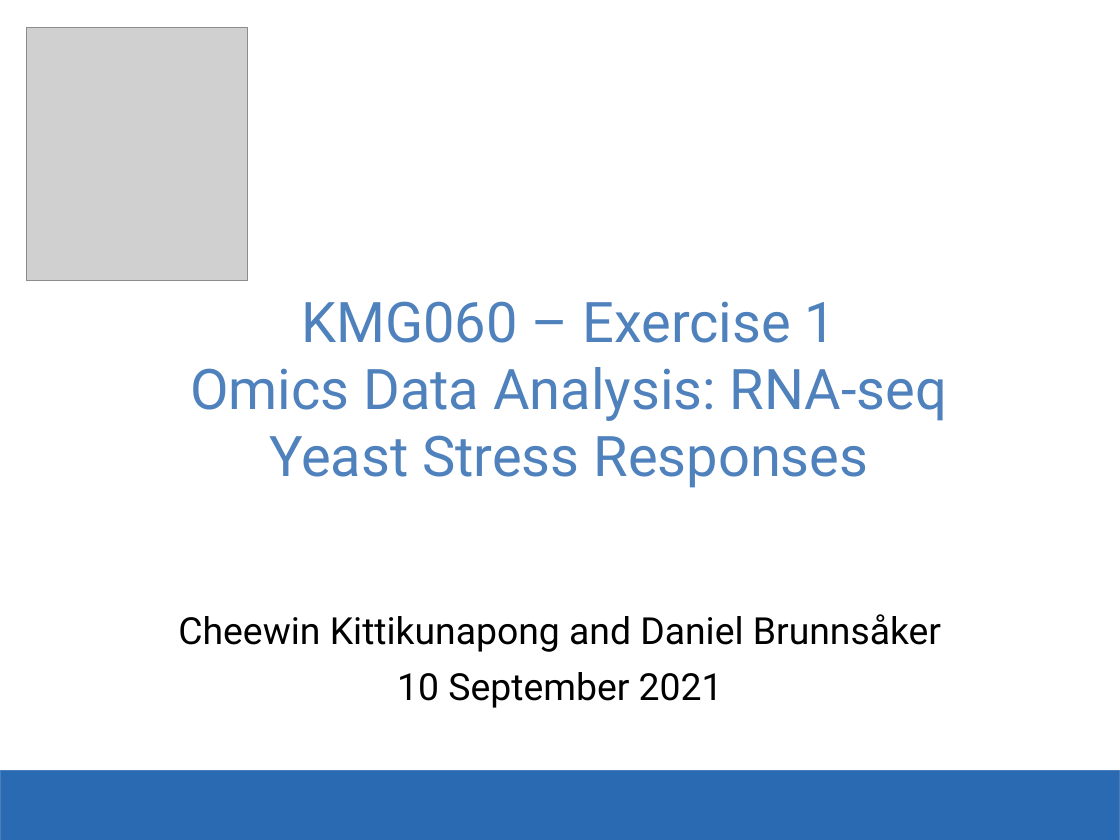
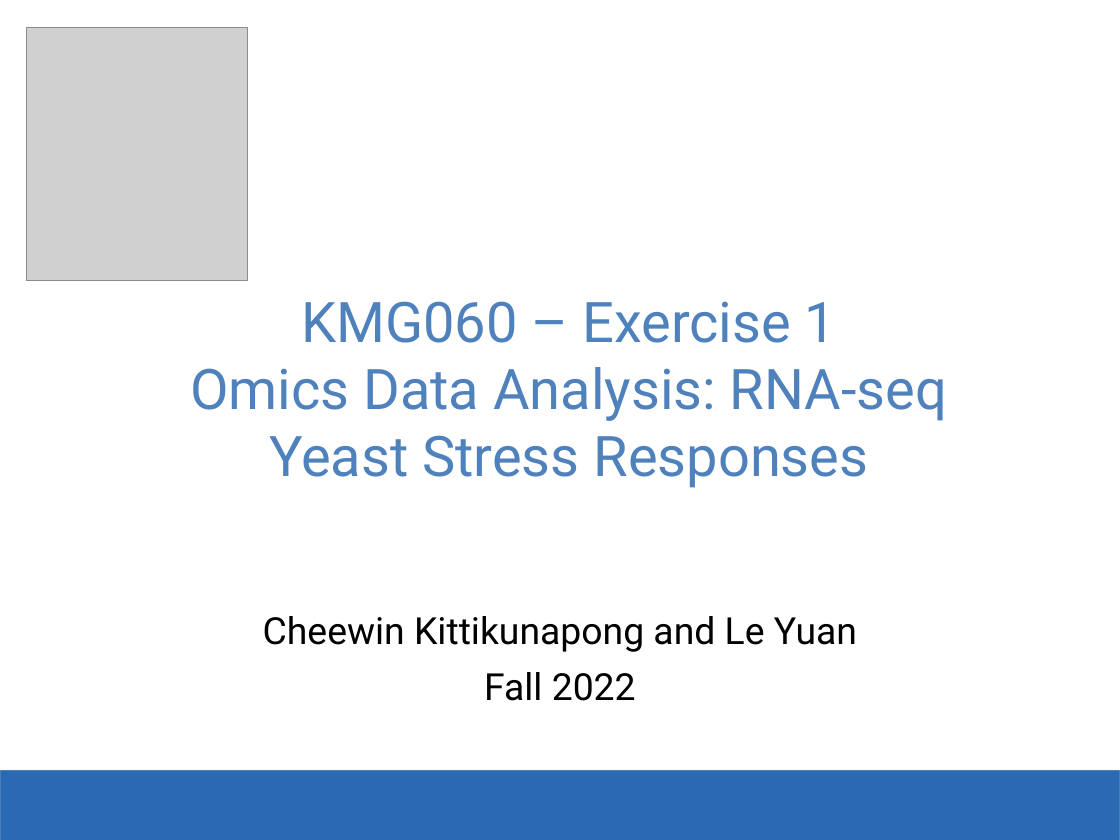
Before and after one commit to SysBioChalmers/KMG060-Systems-Biology-course, a slide deck: slide 1 of Exercise1_RNAseq_Analysis/KMG060-Exercise1.pptx. Drawn at 1120x840 pixels with LibreOffice and Linux fonts; fonts in the diff are those of the drawing; grey boxes stand for pictures; background and template pictures are left out. Boxes give left, top, right and bottom in pixels: in the first picture for what was removed or moved away, otherwise in the second. Text is boxed around its words. In the diff, an @@ line names an element or a change of style, - is before the commit and + after.

Commit message:
Update KMG060-Exercise1.pptx
Updated slide details for 2022 session

```diff
--- a/Exercise1_RNAseq_Analysis/KMG060-Exercise1.pptx
+++ b/Exercise1_RNAseq_Analysis/KMG060-Exercise1.pptx
@@ text at (263, 616, 857, 701): text changed @@
-Cheewin Kittikunapong and Daniel Brunnsåker
-10 September 2021
+Cheewin Kittikunapong and Le Yuan
+Fall 2022
```
Also in this commit, not shown: 1 other slide changed.
